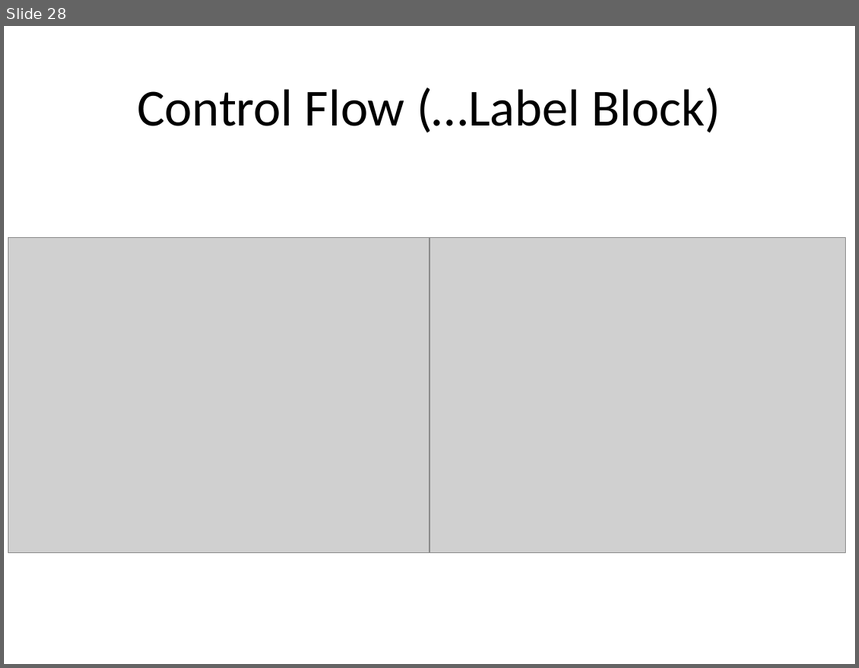
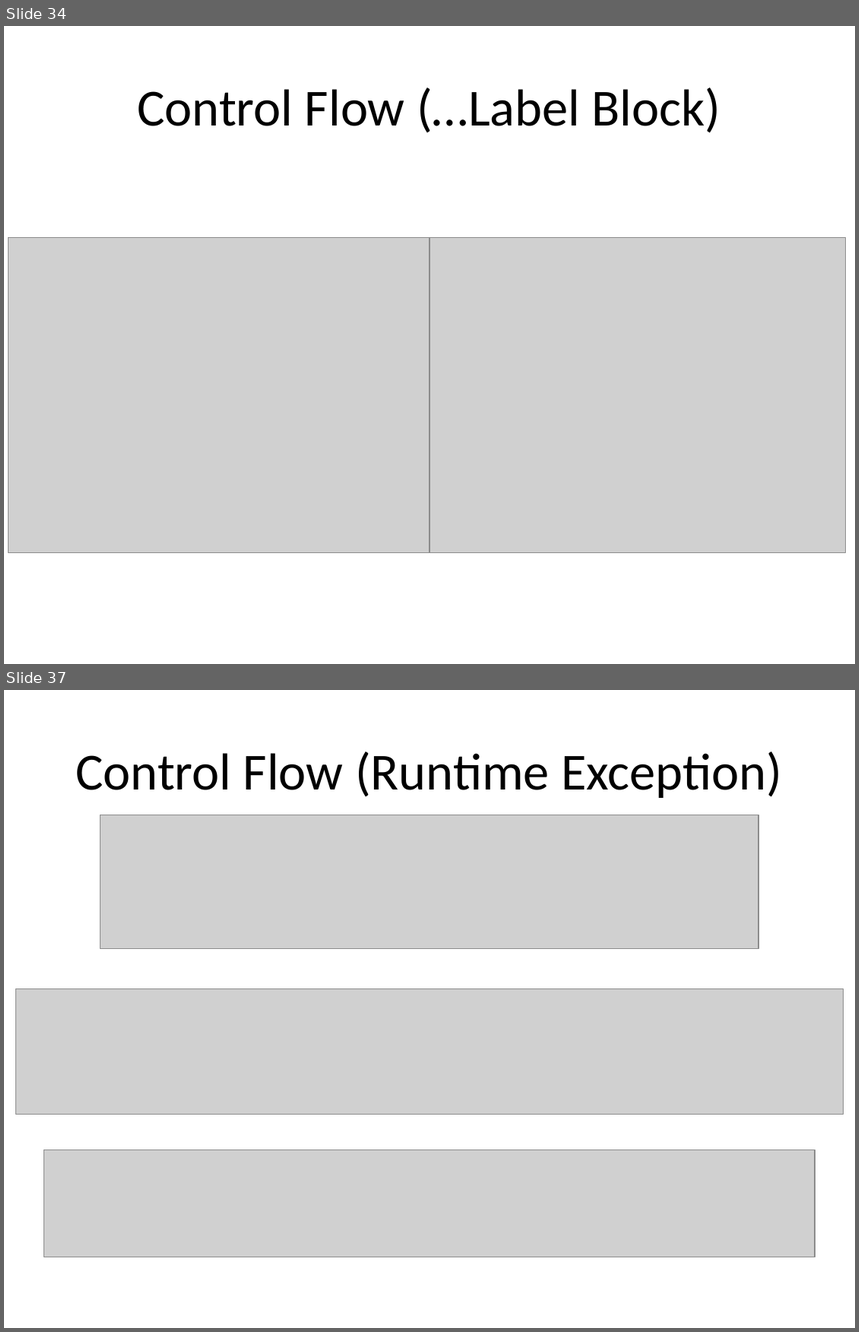
Before and after one commit to milhcbt/oot-aide, a slide deck: src/main/resources/Dasar-Dasar Pemograman Java.pptx. Shown one above the other, each under a label of ours: slide 28 before the commit, slides 34 and 37 after it; the slides between them are not shown. The pictures are 859x668 and 859x1332 pixels, drawn with LibreOffice and Linux fonts; fonts in the diff are those of the drawing; grey boxes stand for pictures. Boxes give left, top, right and bottom in pixels: in the first picture for what was removed or moved away, otherwise in the second. Text is boxed around its words. In the diff, an @@ line names an element or a change of style, - is before the commit and + after.

Commit message:
better sample for exception

```diff
--- a/src/main/resources/Dasar-Dasar Pemograman Java.pptx
+++ b/src/main/resources/Dasar-Dasar Pemograman Java.pptx
@@ slide 37 added at (4,690,855,1328), background #FFFFFF @@
@@ title added at (75,752,782,798), 44 pt, text #000000 @@
+Control Flow (Runtime Exception)
@@ picture added at (101,815,758,948) @@
@@ picture added at (16,989,843,1114) @@
@@ picture added at (44,1150,815,1257) @@
@@ what was slide 28 is now slide 34 @@
```
Also in this commit, not shown: 3 slides changed, 11 other slides added.
